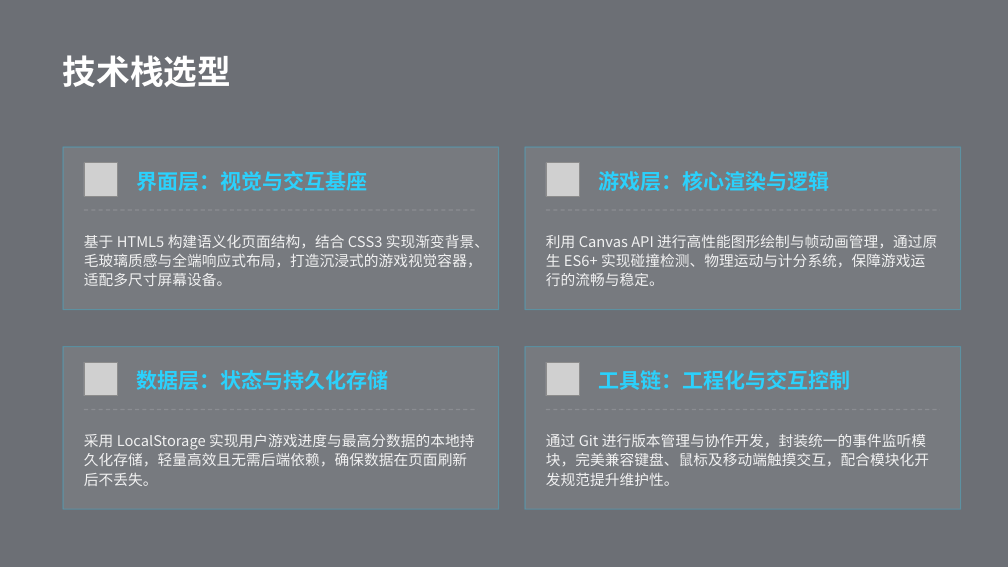
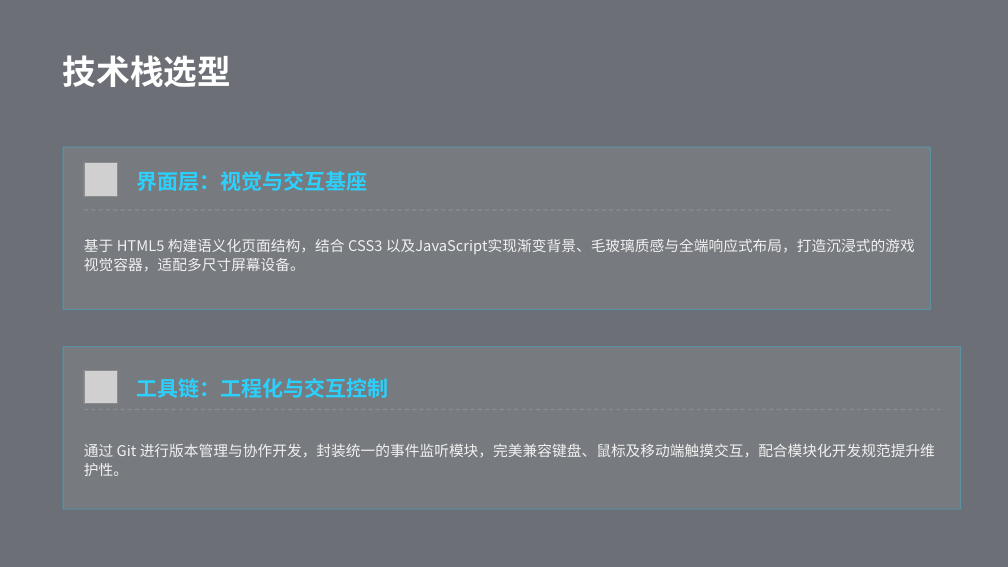
Before and after one commit to lish563/7k7k, a slide deck: slide 4 of documents/经典游戏回廊 2· 项目汇报.pptx. Drawn at 1008x567 pixels with LibreOffice and Linux fonts; fonts in the diff are those of the drawing; grey boxes stand for pictures; background and template pictures are left out. Boxes give left, top, right and bottom in pixels: in the first picture for what was removed or moved away, otherwise in the second. Text is boxed around its words. In the diff, an @@ line names an element or a change of style, - is before the commit and + after.

Commit message:
全面更新：删除7组.html，新增主界面.html，更新所有游戏文件，更新README和PPT

```diff
--- a/documents/经典游戏回廊 2· 项目汇报.pptx
+++ b/documents/经典游戏回廊 2· 项目汇报.pptx
@@ rounded rectangle: place and size @@
-rounded rectangle at box(63, 147, 498, 309)
+rounded rectangle at box(63, 147, 931, 309)
@@ rounded rectangle removed at box(525, 147, 960, 309) @@
@@ picture removed at box(546, 163, 579, 196) @@
@@ text removed at box(598, 171, 829, 191) @@
-游戏层：核心渲染与逻辑
@@ text at box(84, 239, 915, 272): text changed @@
-基于 HTML5 构建语义化页面结构，结合 CSS3 实现渐变背景、毛玻璃质感与全端响应式布局，打造沉浸式的游戏视觉容器，适配多尺寸屏幕设备。
+基于 HTML5 构建语义化页面结构，结合 CSS3 以及JavaScript实现渐变背景、毛玻璃质感与全端响应式布局，打造沉浸式的游戏视觉容器，适配多尺寸屏幕设备。
@@ line moved from (84, 210) - (478, 210) to (84, 210) - (894, 210) @@
@@ line removed from (546, 210) to (940, 210) @@
@@ text removed at box(546, 235, 937, 286) @@
-利用 Canvas API 进行高性能图形绘制与帧动画管理，通过原生 ES6+ 实现碰撞检测、物理运动与计分系统，保障游戏运行的流畅与稳定。
@@ rounded rectangle: place and size @@
-rounded rectangle at box(525, 346, 960, 509)
+rounded rectangle at box(63, 346, 960, 509)
@@ rounded rectangle removed at box(63, 346, 498, 509) @@
@@ picture: place and size @@
-picture at box(546, 362, 579, 395)
+picture at box(84, 371, 117, 404)
@@ picture removed at box(84, 362, 117, 395) @@
@@ text "工具链：工程化与交互控制": place and size @@
-text "工具链：工程化与交互控制" at box(598, 370, 850, 390)
+text "工具链：工程化与交互控制" at box(136, 378, 388, 398)
@@ text removed at box(136, 370, 388, 390) @@
-数据层：状态与持久化存储
@@ line moved from (546, 410) - (940, 410) to (84, 410) - (940, 410) @@
@@ text "通过 Git 进行版本管理与协作开发，封装统一的事件监听模块，完美兼容键盘、鼠标及移动端触摸交互，配合模块化开发规范提升 ..." rewrapped from box(546, 434, 929, 486) to box(84, 444, 935, 476) @@
@@ text removed at box(84, 434, 474, 486) @@
-采用 LocalStorage 实现用户游戏进度与最高分数据的本地持久化存储，轻量高效且无需后端依赖，确保数据在页面刷新后不丢失。
```
Also in this commit, not shown: 2 other slides changed, 1 slide removed, 9 other files.
